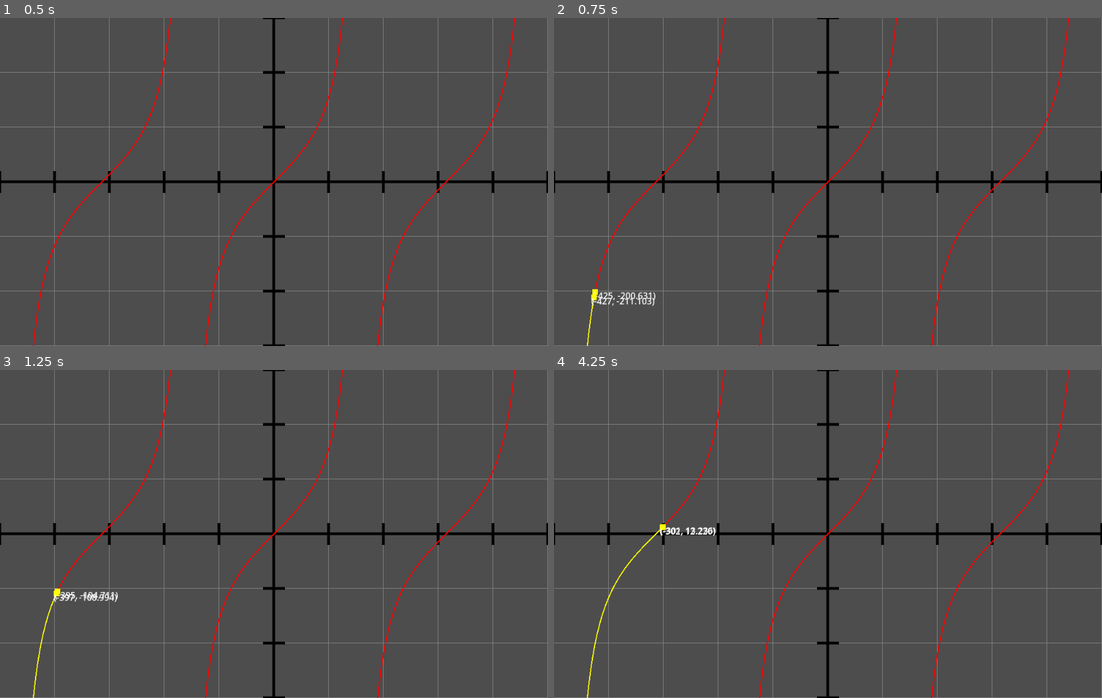
Above: before the commit, frames 1-4 (two rows, left to right).
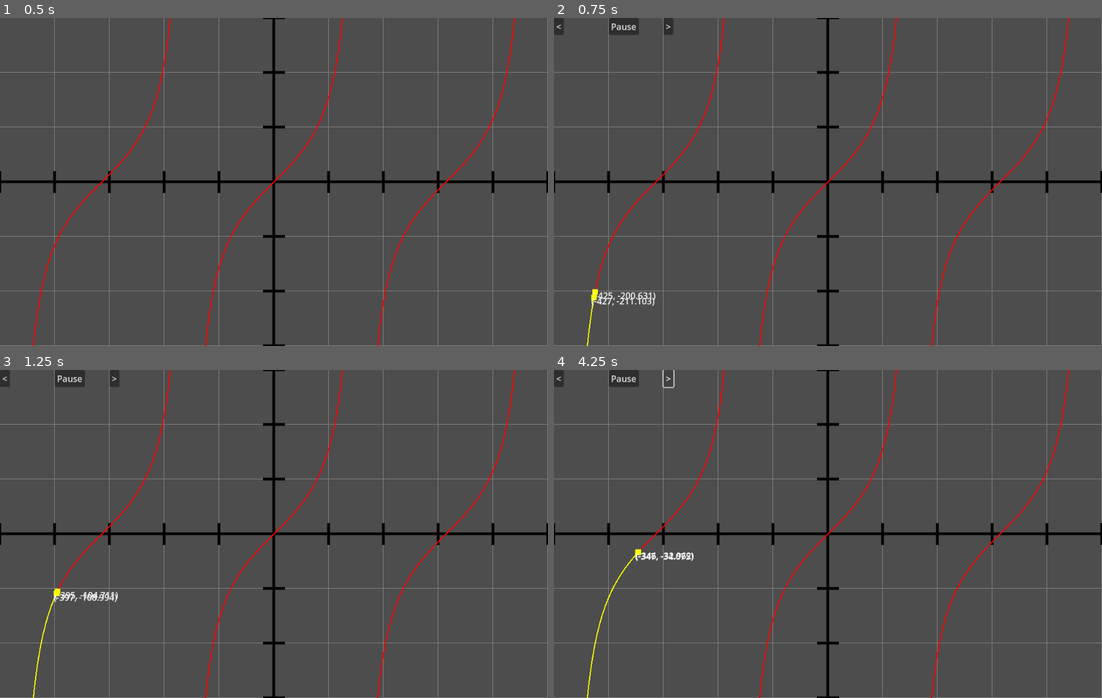
Above: after the commit, the same moments.

Repository: Drillix08/Opticos
Game: Godot game, scene res://graph_environment.tscn
Two runs of this game, one before a commit and one after it. Both use one fixed random seed, a clock stepped at 60 frames per second and the inputs below.
Inputs (mouse positions are in pixels of both pictures, inside the frame that each line leads up to):
- Up to frame 1 (0.5 s): no input
- Up to frame 2 (0.75 s): tap Enter (ui_accept) at 0.5 s; move the mouse to (948, 165) at 0.52 s; hold Enter (ui_accept) from 0.53 s (still down); click (948, 165) at 0.67 s
- Up to frame 3 (1.25 s): keep holding Enter (ui_accept)
- Up to frame 4 (4.25 s): release Enter (ui_accept) at 1.25 s; click (625, 379) at 1.25 s, where only the run after the commit has a clickable "Pause"; click (559, 379) at 2 s, where only the run after the commit has a clickable "<"; click (619, 379) at 2.75 s, where only the run after the commit has a clickable "Play"; click (669, 379) at 3.5 s, where only the run after the commit has a clickable ">"

Frame 1 is identical in both runs. In frame 2, 0.4% of the frame differs, in the area x 0-22%, y 0-6%; in frame 3, 0.4%; in frame 4, 0.8%, in the area x 0-30%, y 0-59%.

Commit message:
Functional play/pause and scrubbing buttons

Diff:
--- a/source/graph-environment/animation_controls.gd
+++ b/source/graph-environment/animation_controls.gd
@@ -11,5 +11,5 @@
 
 
 # Called every frame. 'delta' is the elapsed time since the previous frame.
-func _process(delta: float) -> void:
+func _process(_delta: float) -> void:
 	pass
--- a/source/graph-environment/grid.gd
+++ b/source/graph-environment/grid.gd
@@ -234,8 +234,7 @@
 	var coordLabel: Label = Label.new()
 	coordLabel.add_theme_color_override("gray", Color.DIM_GRAY)
 	rect.add_child(coordLabel)
-	print(1)
-	#$AnimationControls.visible = true
+	$AnimationControls.visible = true
 
 	var speed = .015
 	if(endpoint < 0):
@@ -244,19 +243,19 @@
 	while (i < points.size()):
 		var coords: Vector2 = convert_to_real_coords(points[i])
 		animProg = coords.x
-		#if(pause):
-			#await do_something
-			#print(i)
-			#i += frameOffset
-			#print(frameOffset)
-			#print(i)
-			#frameOffset = 0
+		if(pause):
+			await do_something
+			print(i)
+			i += frameOffset
+			print(frameOffset)
+			print(i)
+			frameOffset = 0
 		if(points[i].x < 0 || points[i].x > DisplayServer.window_get_size().x \
 		 || points[i].y < 0 || points[i].y > DisplayServer.window_get_size().y):
 			i += 1
 			continue
 		if(i + 1 != points.size() && points[i + 1].x > limit): break
-		print(points[i])
+		#print(points[i])
 		coordLabel.text = "(%.0f, " % coords.x + "%.3f" % coords.y + ")"
 		rect.position = points[i] - rect.size/2
 		await get_tree().create_timer(speed).timeout
@@ -269,12 +268,16 @@
 
 func _on_play_pause_pressed() -> void:
 	pause = !pause
-	if(!pause): do_something.emit()
+	if(!pause):
+		do_something.emit()
+		$AnimationControls/PlayPause.text = "Pause"
+	else:
+		$AnimationControls/PlayPause.text = "Play"
 
 
 func _on_next_pressed() -> void:
 	do_something.emit()
 
 func _on_back_pressed() -> void:
-	if(pause): frameOffset -= 1
+	if(pause): frameOffset -= 2
 	do_something.emit()
